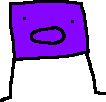
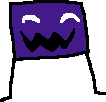
Layers edited between the first and the second w=106, h=102 image:
added layer "Layer copy" above "Layer" over [0, 0, 106, 102]
